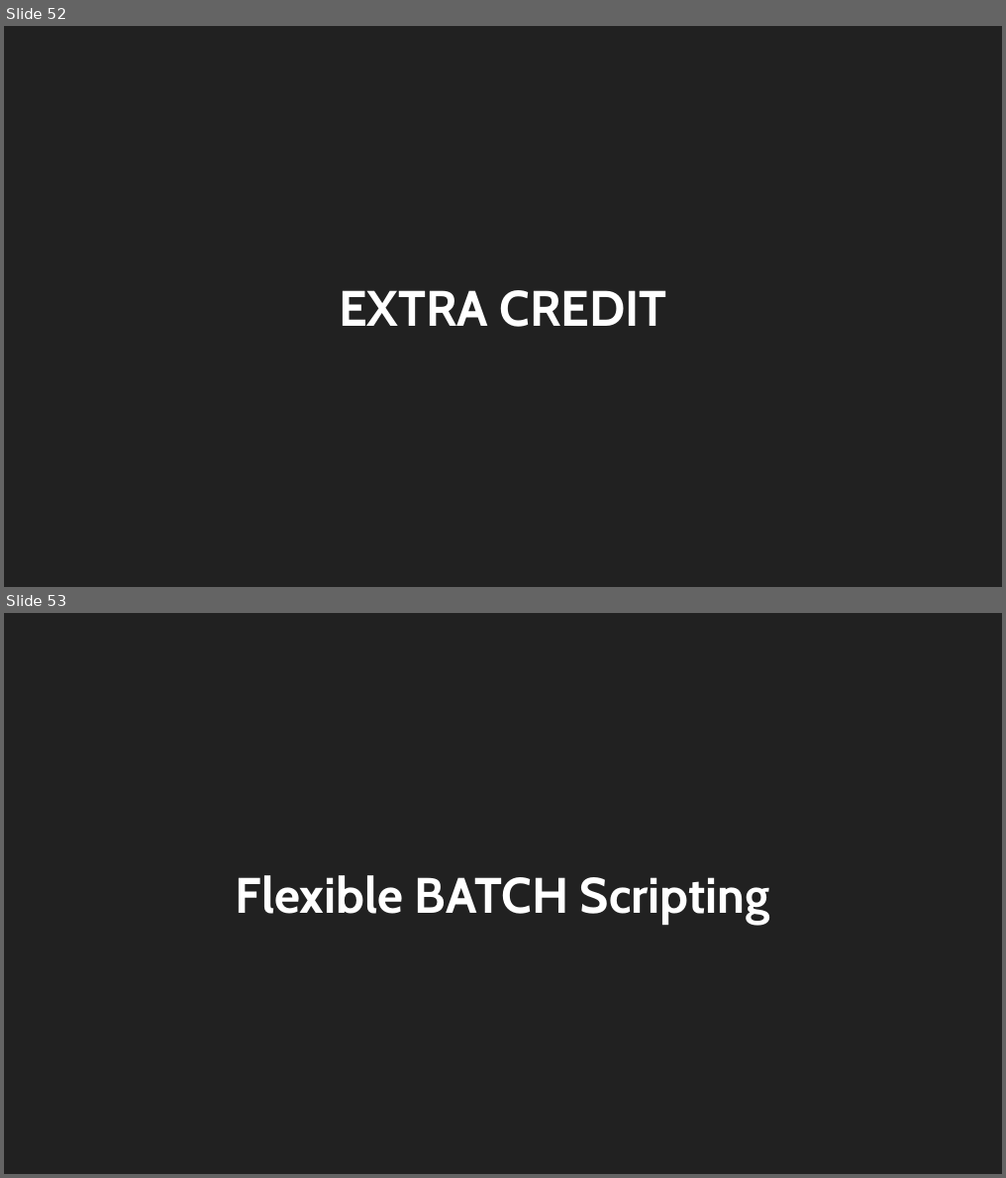
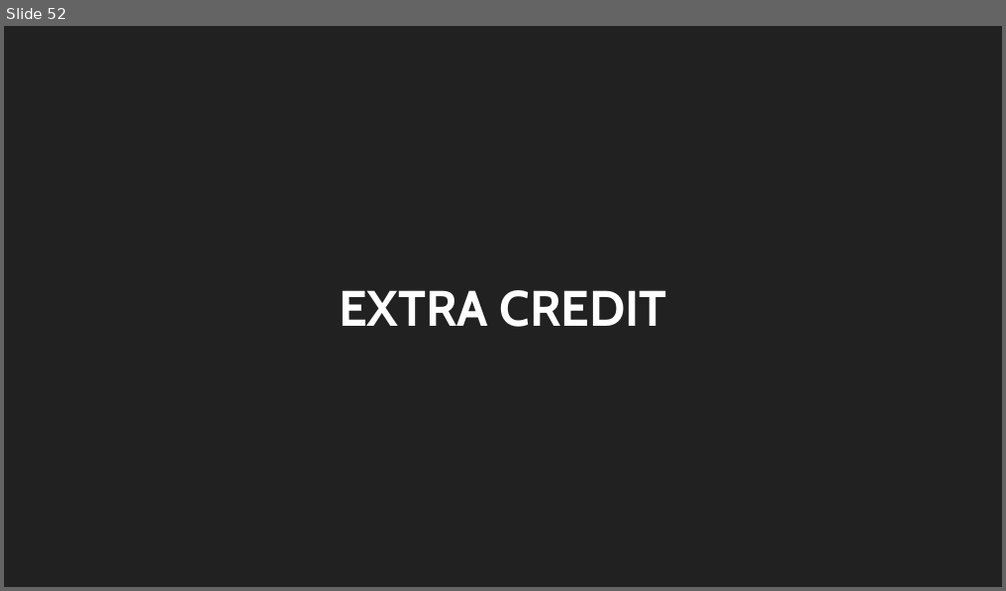
Before and after one commit to trendscenter/ClusterWorkshop, a slide deck: Introduction to the TReNDs Cluster.pptx. Shown one above the other, each under a label of ours: slides 52 and 53 before the commit, slide 52 after it. The pictures are 1006x1178 and 1006x591 pixels, drawn with LibreOffice and Linux fonts; fonts in the diff are those of the drawing. Boxes give left, top, right and bottom in pixels: in the first picture for what was removed or moved away, otherwise in the second. Text is boxed around its words. In the diff, an @@ line names an element or a change of style, - is before the commit and + after.

```diff
--- a/Introduction to the TReNDs Cluster.pptx
+++ b/Introduction to the TReNDs Cluster.pptx
@@ slide 53 removed at (4, 613, 1002, 1174), background #212121 @@
@@ title removed at (236, 875, 770, 924) @@
-Flexible BATCH Scripting
```
Also in this commit, not shown: 3 slides changed, 6 slides added, 4 other slides removed, 1 other file.
